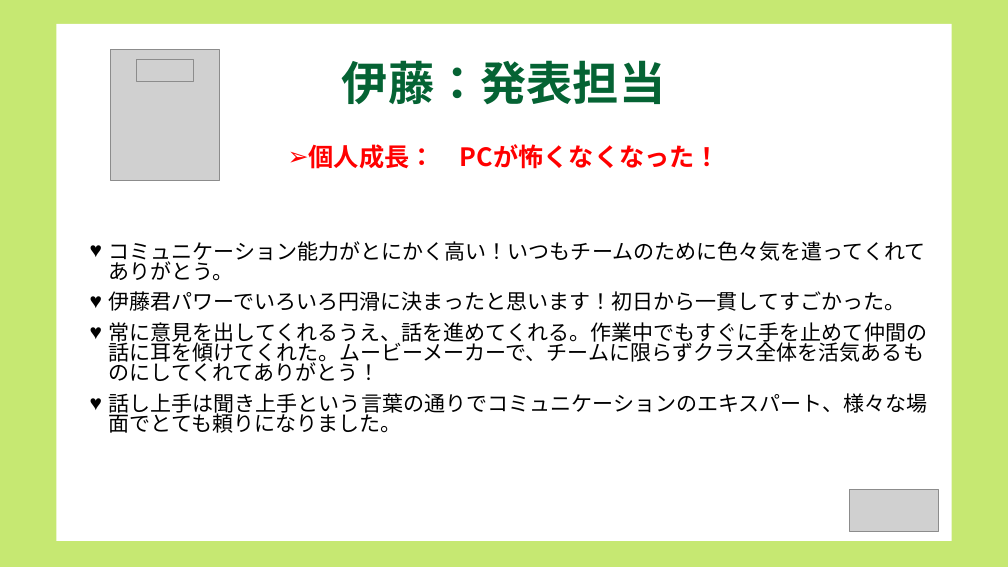
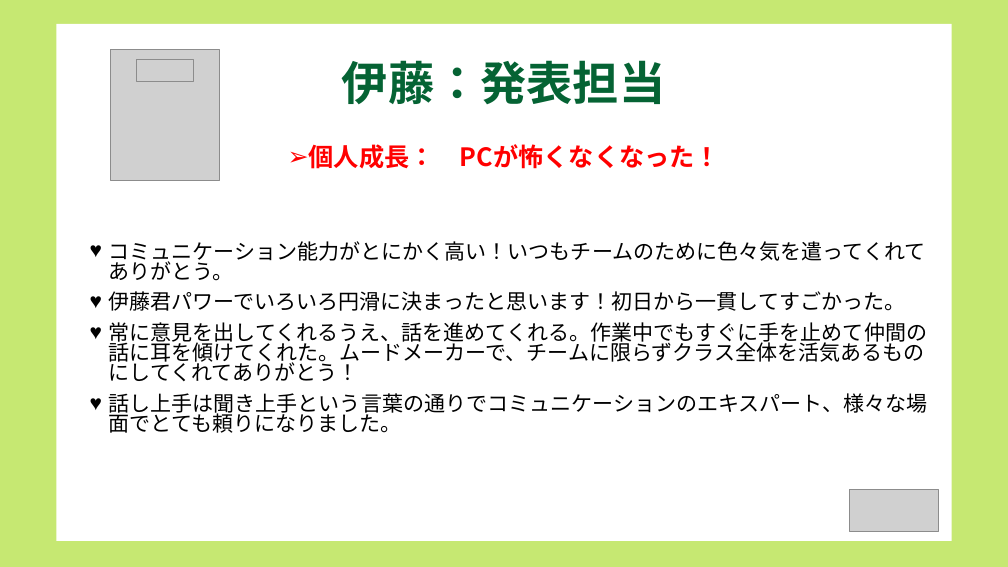
Before and after one commit to dojo2022/B-3, a slide deck: slide 15 of doc/B-3_配布資料/B3炙りえんがわ_成果発表会資料.pptx. Drawn at 1008x567 pixels with LibreOffice and Linux fonts; fonts in the diff are those of the drawing; grey boxes stand for pictures. Boxes give left, top, right and bottom in pixels: in the first picture for what was removed or moved away, otherwise in the second. Text is boxed around its words. In the diff, an @@ line names an element or a change of style, - is before the commit and + after.

```diff
--- a/doc/B-3_配布資料/B3炙りえんがわ_成果発表会資料.pptx
+++ b/doc/B-3_配布資料/B3炙りえんがわ_成果発表会資料.pptx
@@ text at (109,322,927,381): text changed @@
-♥ 常に意見を出してくれるうえ、話を進めてくれる。作業中でもすぐに手を止めて仲間の話に耳を傾けてくれた。ムービーメーカーで、チームに限らずクラス全体を活気あるものにしてくれてありがとう！
+♥ 常に意見を出してくれるうえ、話を進めてくれる。作業中でもすぐに手を止めて仲間の話に耳を傾けてくれた。ムードメーカーで、チームに限らずクラス全体を活気あるものにしてくれてありがとう！
```
Also in this commit, not shown: 20 other files.
